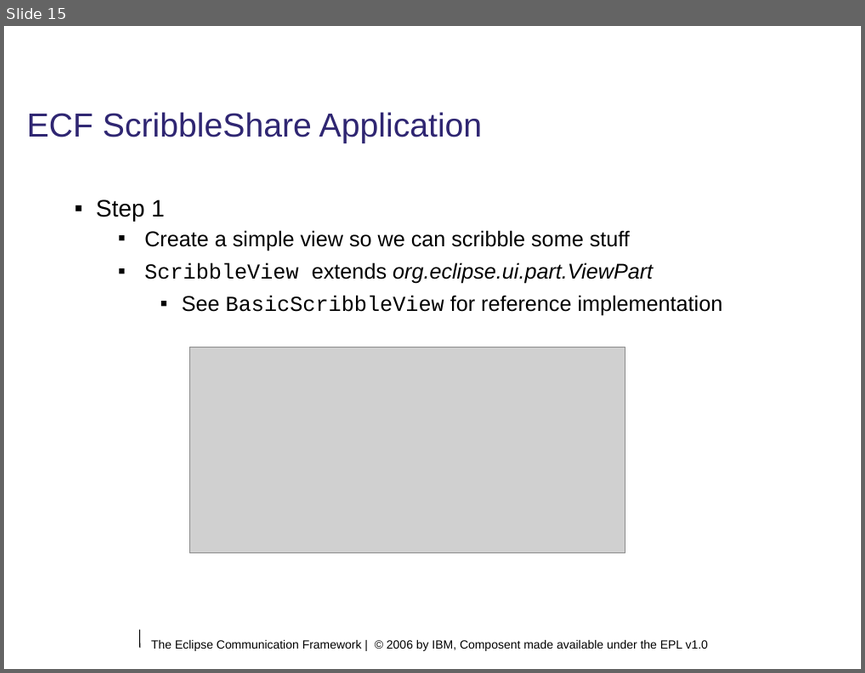
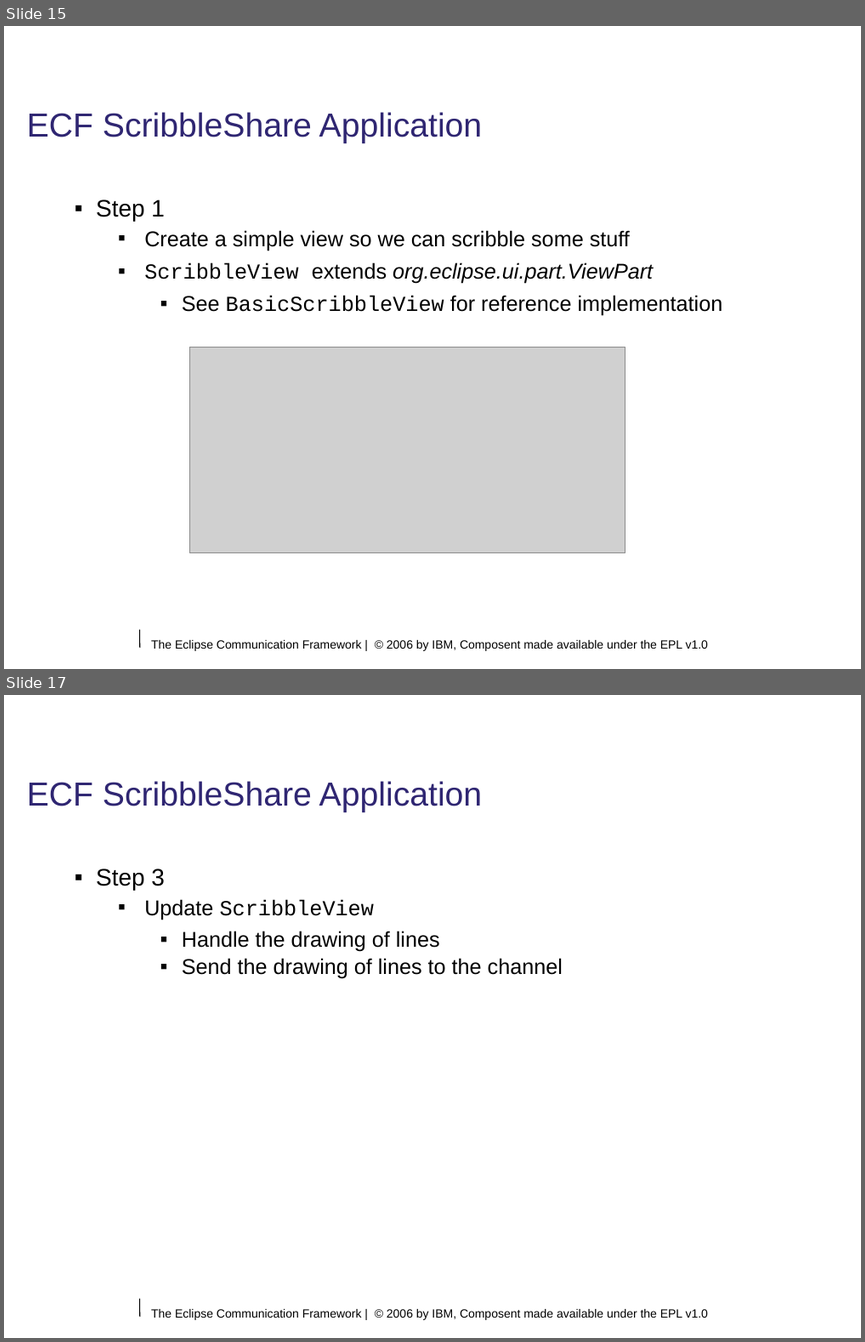
Before and after one commit to eclipse/ecf, a slide deck: doc/tutorials/EclipseCON 2006/module2.odp. Shown one above the other, each under a label of ours: slide 15 before the commit, slides 15 and 17 after it; the slides between them are not shown. The pictures are 865x673 and 865x1342 pixels, drawn with LibreOffice and Linux fonts; fonts in the diff are those of the drawing; grey boxes stand for pictures; background and template pictures are left out. Boxes give left, top, right and bottom in pixels: in the first picture for what was removed or moved away, otherwise in the second. Text is boxed around its words. In the diff, an @@ line names an element or a change of style, - is before the commit and + after.

Commit message:
added some more scribble stuff, started third module

```diff
--- a/doc/tutorials/EclipseCON 2006/module2.odp
+++ b/doc/tutorials/EclipseCON 2006/module2.odp
@@ slide 17 added at <box>4,695,861,1338</box>, background #FFFFFF; not listed: 2 template elements that a slide beside it also shows @@
@@ title added at <box>27,781,483,812</box>, 28 pt, text #2F2672 @@
+ECF ScribbleShare Application
@@ text added at <box>96,868,562,979</box>, 18 pt, text #000000 @@
+▪ Step 3
+  ▪ Update ScribbleView
+    ▪ Handle the drawing of lines
+    ▪ Send the drawing of lines to the channel
```
Also in this commit, not shown: 1 slide changed, 2 other slides added, 1 other file.
